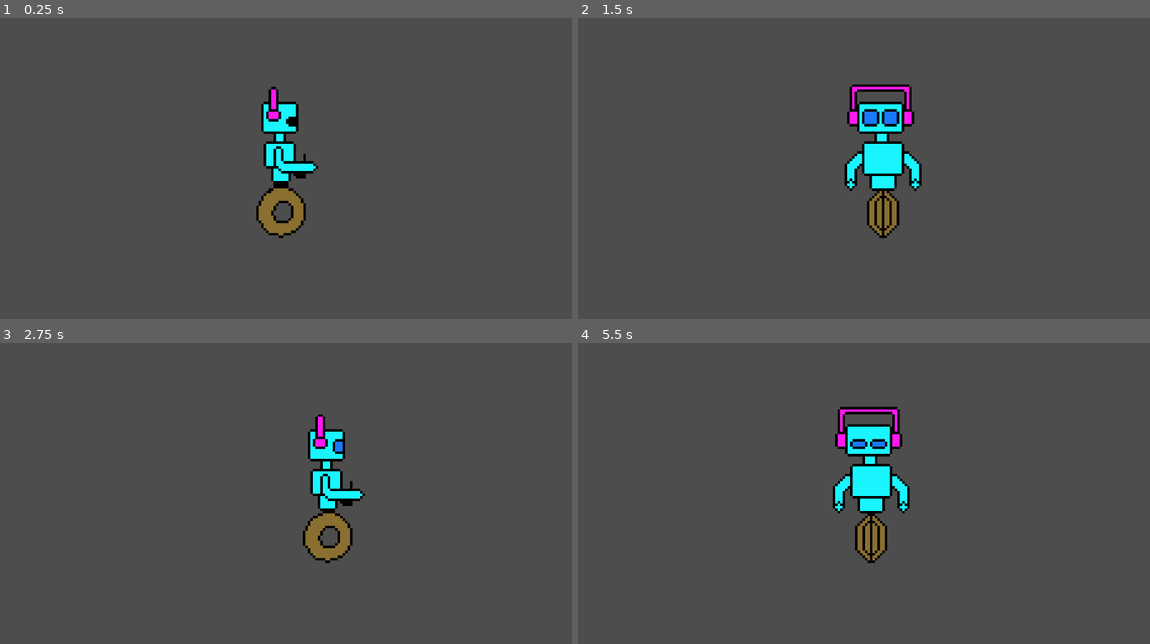
Above: before the commit, frames 1-4 (two rows, left to right).
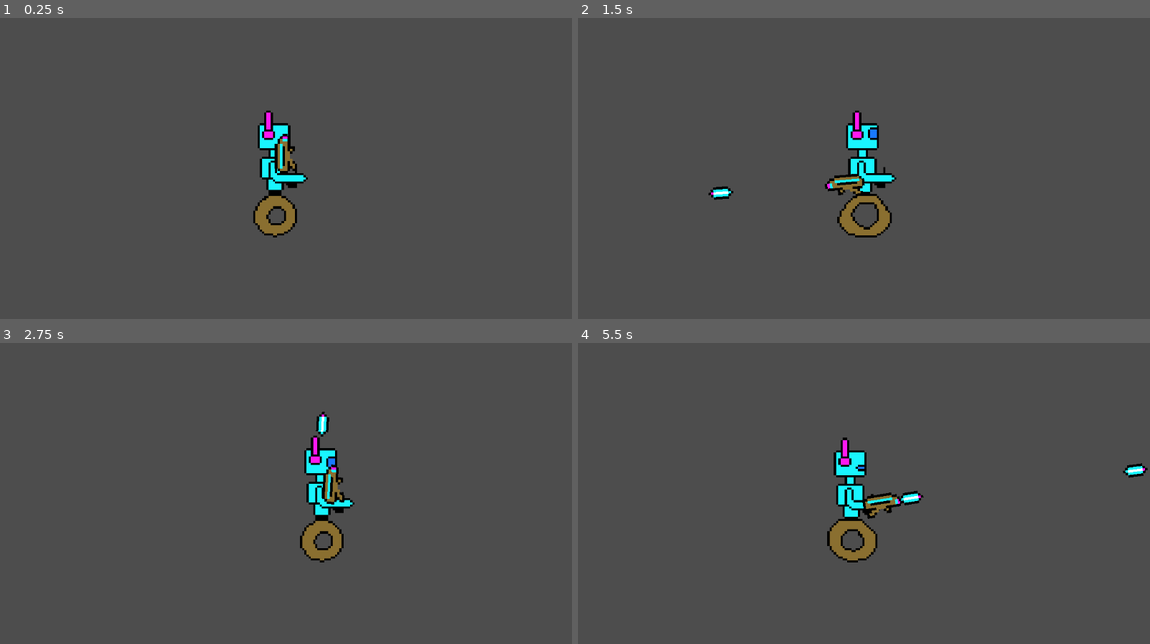
Above: after the commit, the same moments.

Repository: altherius12/Demo-2D-videogame
Game: Godot game, scene res://Scenes/game.tscn
Same seed, same stepped clock (60 frames per second), same inputs: the game is played once before the commit and once after it.
Inputs (mouse positions are in pixels of both pictures, inside the frame that each line leads up to):
- Up to frame 1 (0.25 s): no input
- Up to frame 2 (1.5 s): tap Enter (ui_accept) at 0.5, 0.77, 0.8, 1.07, 1.35 s; move the mouse to (989, 162) at 0.52 s; hold D (move_right) 0.53-1.28 s; hold Space 0.53-1.28 s; click (989, 162) at 0.67 s; move the mouse to (749, 195) at 1.27 s; hold S (move_down) from 1.28 s (still down); click (749, 195) at 1.42 s
- Up to frame 3 (2.75 s): tap Enter (ui_accept) at 1.52, 1.82, 2.3 s; tap Space at 1.55 s; move the mouse to (343, 433) at 2.02 s; release S (move_down) at 2.03 s; hold D (move_right) from 2.03 s (still down); hold Space from 2.03 s (still down); click (343, 433) at 2.17 s
- Up to frame 4 (5.5 s): move the mouse to (835, 568) at 2.77 s; release Space at 2.78 s; tap Space at 2.85, 4.35 s; click (835, 568) at 2.92 s; tap Enter (ui_accept) at 3.02, 3.32, 4.52, 4.82, 5.3 s; move the mouse to (1035, 550) at 3.52 s; release D (move_right) at 3.53 s; hold Enter (ui_accept) 3.53-4.28 s; hold A (move_left) 3.53-5.03 s; click (1035, 550) at 3.67 s; move the mouse to (692, 454) at 4.27 s; click (692, 454) at 4.42 s; move the mouse to (892, 502) at 5.02 s; hold S (move_down) from 5.03 s (still down); hold Space from 5.03 s (still down); click (892, 502) at 5.17 s

The runs differ from the first frame. In frame 1, 2.6% of the frame differs, in the area x 44-56%, y 22-74%; in frame 2, 4.6%; in frame 3, 2.6%; in frame 4, 4.7%, in the area x 43-100%, y 21-74%.

Commit message:
Add aiming weapon and shooting projectile system to robot

Diff:
--- /dev/null
+++ b/Scenes/bullet.tscn
@@ -0,0 +1,14 @@
+[gd_scene format=3]
+
+[ext_resource type="Script" path="res://Scenes/scripts/bullet.gd" id="1_bullet"]
+
+[sub_resource type="RectangleShape2D" id="RectangleShape2D_bullet"]
+size = Vector2(8, 4)
+
+[node name="Bullet" type="Area2D"]
+script = ExtResource("1_bullet")
+
+[node name="Sprite2D" type="Sprite2D" parent="."]
+
+[node name="CollisionShape2D" type="CollisionShape2D" parent="."]
+shape = SubResource("RectangleShape2D_bullet")
--- a/Scenes/player.tscn
+++ b/Scenes/player.tscn
@@ -3,39 +3,6 @@
 [ext_resource type="Script" uid="uid://2pb78gldd4gp" path="res://Scenes/scripts/player.gd" id="1_cvnsp"]
 [ext_resource type="Texture2D" uid="uid://cys8b0u2davj3" path="res://Main_Robot_01.png" id="2_cvnsp"]
 [ext_resource type="Texture2D" uid="uid://kbidugvc23xd" path="res://Animation main/Main_Robot_Quiet.png" id="3_quiet"]
-[ext_resource type="Texture2D" uid="uid://dktyl8mgi1y60" path="res://Animation main/Main_Robot_Forehead.png" id="4_forehead"]
-
-[sub_resource type="AtlasTexture" id="AtlasTexture_fh_0"]
-atlas = ExtResource("4_forehead")
-region = Rect2(0, 0, 64, 64)
-
-[sub_resource type="AtlasTexture" id="AtlasTexture_fh_1"]
-atlas = ExtResource("4_forehead")
-region = Rect2(64, 0, 64, 64)
-
-[sub_resource type="AtlasTexture" id="AtlasTexture_fh_2"]
-atlas = ExtResource("4_forehead")
-region = Rect2(128, 0, 64, 64)
-
-[sub_resource type="AtlasTexture" id="AtlasTexture_fh_3"]
-atlas = ExtResource("4_forehead")
-region = Rect2(0, 64, 64, 64)
-
-[sub_resource type="AtlasTexture" id="AtlasTexture_fh_4"]
-atlas = ExtResource("4_forehead")
-region = Rect2(64, 64, 64, 64)
-
-[sub_resource type="AtlasTexture" id="AtlasTexture_fh_5"]
-atlas = ExtResource("4_forehead")
-region = Rect2(128, 64, 64, 64)
-
-[sub_resource type="AtlasTexture" id="AtlasTexture_fh_6"]
-atlas = ExtResource("4_forehead")
-region = Rect2(0, 128, 64, 64)
-
-[sub_resource type="AtlasTexture" id="AtlasTexture_fh_7"]
-atlas = ExtResource("4_forehead")
-region = Rect2(64, 128, 64, 64)
 
 [sub_resource type="AtlasTexture" id="AtlasTexture_ypfnu"]
 atlas = ExtResource("3_quiet")
@@ -194,31 +161,7 @@
 "name": &"Idle_stay",
 "speed": 9.0
 }, {
-"frames": [{
-"duration": 1.0,
-"texture": SubResource("AtlasTexture_fh_0")
-}, {
-"duration": 1.0,
-"texture": SubResource("AtlasTexture_fh_1")
-}, {
-"duration": 1.0,
-"texture": SubResource("AtlasTexture_fh_2")
-}, {
-"duration": 1.0,
-"texture": SubResource("AtlasTexture_fh_3")
-}, {
-"duration": 1.0,
-"texture": SubResource("AtlasTexture_fh_4")
-}, {
-"duration": 1.0,
-"texture": SubResource("AtlasTexture_fh_5")
-}, {
-"duration": 1.0,
-"texture": SubResource("AtlasTexture_fh_6")
-}, {
-"duration": 1.0,
-"texture": SubResource("AtlasTexture_fh_7")
-}],
+"frames": [],
 "loop": true,
 "name": &"idle_forehead",
 "speed": 9.0
@@ -317,10 +260,12 @@
 script = ExtResource("1_cvnsp")
 
 [node name="AnimatedSprite2D" type="AnimatedSprite2D" parent="." unique_id=1489960790]
-position = Vector2(3, -32)
+position = Vector2(0, -26.999998)
+scale = Vector2(0.88000166, 0.8399991)
 sprite_frames = SubResource("SpriteFrames_vfarp")
 animation = &"new_animation"
-autoplay = "Idle_stay"
+frame = 1
+frame_progress = 0.024970017
 
 [node name="CollisionShape2D" type="CollisionShape2D" parent="." unique_id=232587328]
 position = Vector2(0, -25)
@@ -331,3 +276,12 @@
 zoom = Vector2(5, 5)
 position_smoothing_enabled = true
 position_smoothing_speed = 7.0
+
+[node name="WeaponPivot" type="Node2D" parent="."]
+position = Vector2(0, -22)
+
+[node name="WeaponSprite" type="Sprite2D" parent="WeaponPivot"]
+position = Vector2(11, 0)
+
+[node name="Muzzle" type="Marker2D" parent="WeaponPivot"]
+position = Vector2(20, -1)
--- /dev/null
+++ b/Scenes/scripts/bullet.gd
@@ -0,0 +1,53 @@
+extends Area2D
+
+@export var speed: float = 420.0
+@export var lifetime: float = 2.0
+
+var direction: Vector2 = Vector2.RIGHT
+
+@onready var sprite: Sprite2D = $Sprite2D
+
+func _ready() -> void:
+	if sprite and not sprite.texture:
+		sprite.texture = _create_bullet_texture()
+
+	# Destruir el proyectil automáticamente después de su tiempo de vida
+	get_tree().create_timer(lifetime).timeout.connect(queue_free)
+	body_entered.connect(_on_body_entered)
+
+func _physics_process(delta: float) -> void:
+	global_position += direction * speed * delta
+
+func _on_body_entered(body: Node) -> void:
+	# Evitar que colisione con el propio jugador
+	if body.name == "player" or body is CharacterBody2D:
+		return
+	queue_free()
+
+func _create_bullet_texture() -> Texture2D:
+	if ResourceLoader.exists("res://bullet.png"):
+		var loaded := load("res://bullet.png") as Texture2D
+		if loaded:
+			return loaded
+
+	var img := Image.create(10, 5, false, Image.FORMAT_RGBA8)
+	var c_black := Color8(0, 0, 0, 255)
+	var c_cyan := Color8(25, 245, 255, 255)
+	var c_white := Color8(255, 255, 255, 255)
+	var c_pink := Color8(255, 25, 239, 255)
+	var rows := [
+		"..BBBBBB..",
+		".BCCCCCCB.",
+		"BCWWWWWWPB",
+		".BCCCCCCB.",
+		"..BBBBBB.."
+	]
+	for y in range(5):
+		for x in range(10):
+			var ch: String = rows[y][x]
+			match ch:
+				"B": img.set_pixel(x, y, c_black)
+				"C": img.set_pixel(x, y, c_cyan)
+				"W": img.set_pixel(x, y, c_white)
+				"P": img.set_pixel(x, y, c_pink)
+	return ImageTexture.create_from_image(img)
--- a/Scenes/scripts/player.gd
+++ b/Scenes/scripts/player.gd
@@ -6,18 +6,30 @@
 @export var idle_animation: StringName = &"Idle_stay"
 @export var forehead_animation: StringName = &"idle_forehead"
 
+@export_group("Weapon Settings")
+@export var bullet_scene: PackedScene = preload("res://Scenes/bullet.tscn")
+@export var fire_rate: float = 0.2
+@export var bullet_speed: float = 420.0
+
 @onready var animated_sprite: AnimatedSprite2D = $AnimatedSprite2D
+
+var weapon_pivot: Node2D
+var weapon_sprite: Sprite2D
+var muzzle: Marker2D
 
 var _is_resetting_frame: bool = false
 var _is_looking_front: bool = false
+var _fire_cooldown: float = 0.0
+var _weapon_base_x: float = 11.0
 
 func _ready() -> void:
 	if animated_sprite:
 		if not animated_sprite.frame_changed.is_connected(_on_frame_changed):
 			animated_sprite.frame_changed.connect(_on_frame_changed)
 		_play_idle()
-
-func _physics_process(_delta: float) -> void:
+	_setup_weapon()
+
+func _physics_process(delta: float) -> void:
 	var pressing_s := Input.is_action_pressed("move_down") or Input.is_physical_key_pressed(KEY_S)
 	var direction := Input.get_axis("move_left", "move_right")
 
@@ -44,6 +56,114 @@
 			_play_idle()
 
 	move_and_slide()
+	_update_weapon(delta)
+
+func _setup_weapon() -> void:
+	weapon_pivot = get_node_or_null("WeaponPivot") as Node2D
+	if not weapon_pivot:
+		weapon_pivot = Node2D.new()
+		weapon_pivot.name = "WeaponPivot"
+		weapon_pivot.position = Vector2(0, -22)
+		add_child(weapon_pivot)
+
+	weapon_sprite = weapon_pivot.get_node_or_null("WeaponSprite") as Sprite2D
+	if not weapon_sprite:
+		weapon_sprite = Sprite2D.new()
+		weapon_sprite.name = "WeaponSprite"
+		weapon_sprite.position = Vector2(_weapon_base_x, 0)
+		weapon_pivot.add_child(weapon_sprite)
+
+	if not weapon_sprite.texture:
+		weapon_sprite.texture = _create_weapon_texture()
+
+	muzzle = weapon_pivot.get_node_or_null("Muzzle") as Marker2D
+	if not muzzle:
+		muzzle = Marker2D.new()
+		muzzle.name = "Muzzle"
+		muzzle.position = Vector2(20, -1)
+		weapon_pivot.add_child(muzzle)
+
+func _update_weapon(delta: float) -> void:
+	if not weapon_pivot:
+		return
+
+	if _fire_cooldown > 0.0:
+		_fire_cooldown -= delta
+
+	# Apuntar el arma hacia el cursor del ratón
+	var mouse_pos := get_global_mouse_position()
+	weapon_pivot.look_at(mouse_pos)
+
+	# Voltear verticalmente el sprite del arma al apuntar hacia la izquierda
+	if weapon_sprite:
+		var aiming_left := cos(weapon_pivot.rotation) < 0.0
+		weapon_sprite.flip_v = aiming_left
+		muzzle.position.y = 1.0 if aiming_left else -1.0
+		# Recuperar suavemente la posición tras el retroceso del disparo
+		weapon_sprite.position.x = move_toward(weapon_sprite.position.x, _weapon_base_x, 35.0 * delta)
+
+	# Disparar con Clic Izquierdo o barra espaciadora
+	var wants_to_shoot := Input.is_mouse_button_pressed(MOUSE_BUTTON_LEFT) \
+		or Input.is_action_pressed("ui_accept") \
+		or Input.is_physical_key_pressed(KEY_SPACE)
+
+	if wants_to_shoot and _fire_cooldown <= 0.0:
+		_shoot()
+
+func _shoot() -> void:
+	if not bullet_scene or not muzzle or not weapon_pivot:
+		return
+
+	_fire_cooldown = fire_rate
+
+	var bullet := bullet_scene.instantiate() as Area2D
+	if not bullet:
+		return
+
+	var shoot_dir := Vector2.RIGHT.rotated(weapon_pivot.global_rotation)
+	bullet.global_position = muzzle.global_position
+	bullet.global_rotation = weapon_pivot.global_rotation
+	bullet.set("direction", shoot_dir)
+	bullet.set("speed", bullet_speed)
+
+	var parent_scene := get_tree().current_scene if get_tree().current_scene else get_parent()
+	parent_scene.add_child(bullet)
+
+	# Pequeño efecto de retroceso (recoil) en el arma al disparar
+	if weapon_sprite:
+		weapon_sprite.position.x = _weapon_base_x - 3.5
+
+func _create_weapon_texture() -> Texture2D:
+	if ResourceLoader.exists("res://weapon.png"):
+		var loaded := load("res://weapon.png") as Texture2D
+		if loaded:
+			return loaded
+
+	var img := Image.create(18, 9, false, Image.FORMAT_RGBA8)
+	var c_black := Color8(0, 0, 0, 255)
+	var c_metal := Color8(138, 111, 48, 255)
+	var c_cyan := Color8(25, 245, 255, 255)
+	var c_pink := Color8(255, 25, 239, 255)
+	var rows := [
+		"....BBBBBBBBBB....",
+		"...BMMMMMMMMMMBB..",
+		"..BMCCCCCCCCCCMMB.",
+		"..BMMBBBBBBBBMMCPB",
+		"..BMMMMMMMMMMMMCPB",
+		"...BBBBMMMMBBBBBB.",
+		"....BMMM..BMB.....",
+		"...BMMB....BB.....",
+		"...BBB............"
+	]
+	for y in range(9):
+		for x in range(18):
+			var ch: String = rows[y][x]
+			match ch:
+				"B": img.set_pixel(x, y, c_black)
+				"M": img.set_pixel(x, y, c_metal)
+				"C": img.set_pixel(x, y, c_cyan)
+				"P": img.set_pixel(x, y, c_pink)
+	return ImageTexture.create_from_image(img)
 
 func _play_forehead() -> void:
 	if not animated_sprite or not animated_sprite.sprite_frames:
Binary file removed: Animation main/Main_Robot_Forehead.png
Binary file added: Animation main/Sprite-Forehead.aseprite
Not shown, added: Scenes/scripts/bullet.gd.uid
Binary file added: bullet.png
Not shown, changed: bullet.png.import
Binary file added: weapon.png
Not shown, added: weapon.png.import
